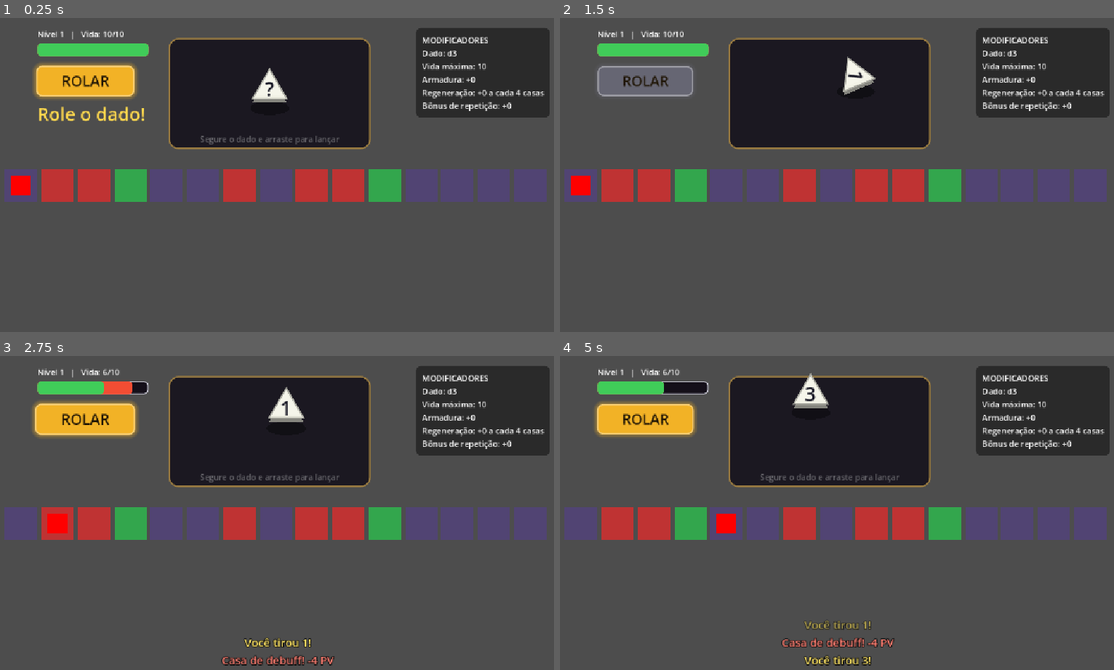
Above: before the commit, frames 1-4 (two rows, left to right).
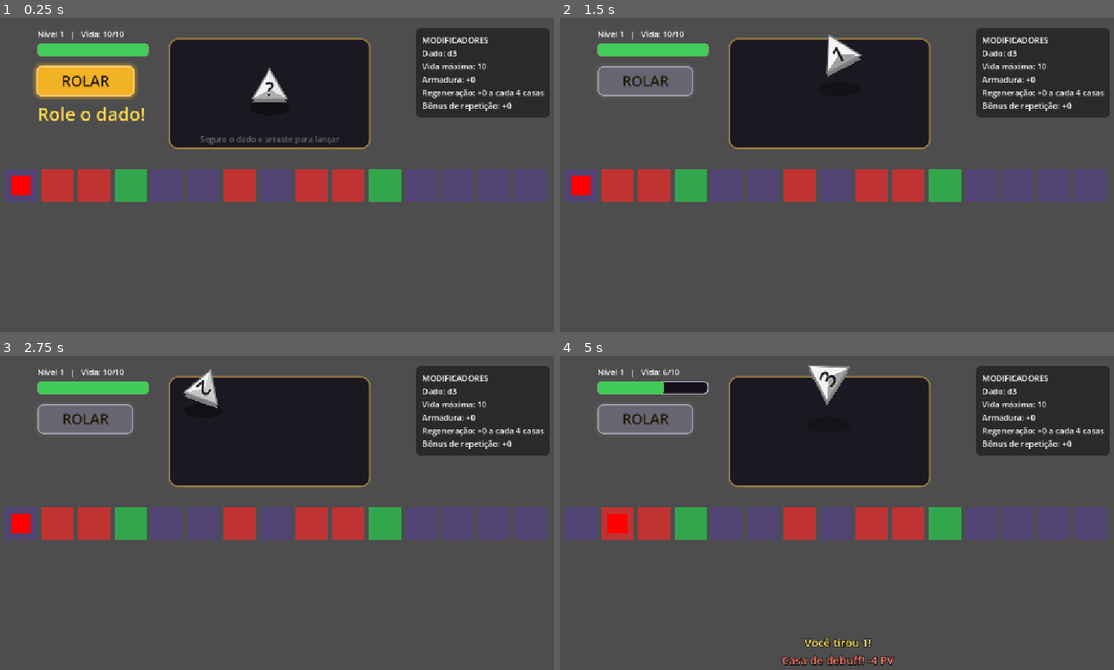
Above: after the commit, the same moments.

Repository: icamarassa/Dice-Run
Game: Godot game, scene res://scenes/main.tscn
Same seed, same stepped clock (60 frames per second), same inputs: the game is played once before the commit and once after it.
Inputs (mouse positions are in pixels of both pictures, inside the frame that each line leads up to):
- Up to frame 1 (0.25 s): no input
- Up to frame 2 (1.5 s): click "ROLAR" at 0.5 s; move the mouse to (964, 165) at 1.27 s; click (964, 165) at 1.42 s
- Up to frame 3 (2.75 s): move the mouse to (160, 534) at 2.02 s; click (160, 534) at 2.17 s
- Up to frame 4 (5 s): click (643, 418) at 2.75 s, where only the run before the commit has a clickable "ROLAR"; click (643, 418) at 3.5 s, where only the run after the commit has a clickable "ROLAR"; move the mouse to (897, 447) at 4.27 s; click (897, 447) at 4.42 s

The runs differ from the first frame. In frame 1, 0.2% of the frame differs, in the area x 45-52%, y 15-26%; in frame 2, 0.8%; in frame 3, 4.6%, in the area x 1-62%, y 3-99%; in frame 4, 4.6%.

Commit message:
Dado com cores fixas e facetas, som de quique

Diff:
--- a/scripts/dado_fisico.gd
+++ b/scripts/dado_fisico.gd
@@ -10,12 +10,12 @@
 
 const AREA := Rect2(0, 0, 400, 220)      # tamanho da mesa
 const RAIO := 38.0
-const GRAVIDADE := 1600.0
-const ELASTICIDADE := 0.5
+const GRAVIDADE := 900.0
+const ELASTICIDADE := 0.7
 const VEL_MAX := 1000.0
 const ALTURA_SEGURANDO := 46.0
-const COR_DADO := Color(0.95, 0.95, 0.9)
 const COR_BONUS := Color(1.0, 0.85, 0.35)
+const LUZ := Vector2(-0.6, -0.8)         # de onde vem a luz (cima e esquerda)
 
 # lados do dado -> [lados do desenho, rotação inicial]
 # Assim o formato muda quando o dado evolui.
@@ -29,6 +29,17 @@
 	20: [10, -PI / 2.0],
 }
 
+# Cada dado tem sua cor fixa
+const COR_POR_LADOS := {
+	3: Color(0.95, 0.95, 0.95),   # branco
+	4: Color(0.25, 0.75, 0.35),   # verde
+	6: Color(0.25, 0.5, 0.95),    # azul
+	8: Color(0.9, 0.25, 0.25),    # vermelho
+	10: Color(0.65, 0.35, 0.9),   # roxo
+	12: Color(1.0, 0.6, 0.15),    # laranja
+	20: Color(1.0, 0.88, 0.2),    # amarelo
+}
+
 var lados := 3:
 	set(valor):
 		if valor == lados:
@@ -55,16 +66,20 @@
 var texto := "?"
 var face_final := 1
 var bonus := false
-var cor_dado := COR_DADO
 
 var vel_mouse := Vector2.ZERO
 var tempo_troca := 0.0
 var quicadas := 0
 var tempo := 0.0
 var estilo_mesa: StyleBoxFlat
+var som_toc: AudioStreamPlayer
 
 
 func _ready() -> void:
+	som_toc = AudioStreamPlayer.new()
+	som_toc.stream = preload("res://sons/dado.wav")
+	add_child(som_toc)
+
 	estilo_mesa = StyleBoxFlat.new()
 	estilo_mesa.bg_color = Color(0.07, 0.06, 0.1, 0.85)
 	estilo_mesa.border_color = Color(0.6, 0.48, 0.25)
@@ -105,7 +120,7 @@
 		if habilitado and estado == Estado.REPOUSO and _mouse_sobre_dado():
 			estado = Estado.SEGURANDO
 			vel_mouse = Vector2.ZERO
-			cor_dado = COR_DADO
+			bonus = false
 	elif estado == Estado.SEGURANDO:
 		_soltar()
 
@@ -124,7 +139,7 @@
 
 
 func _lancar(velocidade: Vector2) -> void:
-	cor_dado = COR_DADO
+	bonus = false
 	vel = velocidade
 	vz = randf_range(380.0, 520.0)
 	vang = randf_range(10.0, 16.0) * (1.0 if randf() < 0.5 else -1.0)
@@ -201,6 +216,7 @@
 		if quicadas >= 3 or absf(vz) < 140.0:
 			_assentar()
 		else:
+			_tocar_som()
 			vz = -vz * ELASTICIDADE
 			vel *= 0.7
 			vang *= 0.6
@@ -211,6 +227,7 @@
 	estado = Estado.ASSENTANDO
 	vz = 0.0
 	texto = str(face_final)
+	_tocar_som()
 	_esmagar()
 
 
@@ -233,8 +250,6 @@
 	t.tween_property(self, "ang", alvo, 0.15)
 	await t.finished
 	ang = 0.0
-	if bonus:
-		cor_dado = COR_BONUS
 	estado = Estado.REPOUSO
 	pousou.emit()
 
@@ -268,9 +283,19 @@
 		.set_trans(Tween.TRANS_BACK).set_ease(Tween.EASE_OUT)
 
 
+# Toca o "toc" com o tom levemente diferente a cada vez (soa menos repetitivo)
+func _tocar_som() -> void:
+	som_toc.pitch_scale = randf_range(0.9, 1.15)
+	som_toc.play()
+
+
 # ======================================================
 #  DESENHO
 # ======================================================
+
+func _cor_do_dado() -> Color:
+	return COR_POR_LADOS.get(lados, Color.WHITE)
+
 
 func _contorno() -> PackedVector2Array:
 	var forma: Array = FORMAS.get(lados, [4, PI / 4.0])
@@ -284,6 +309,7 @@
 
 func _draw() -> void:
 	var fonte := ThemeDB.fallback_font
+	var cor := _cor_do_dado()
 
 	# Mesa
 	draw_style_box(estilo_mesa, AREA)
@@ -309,20 +335,39 @@
 	var lateral := PackedVector2Array()
 	for p in pontos:
 		lateral.append(p + Vector2(0, 8))
-	draw_colored_polygon(lateral, cor_dado.darkened(0.45))
-
-	# Face de cima, contorno e um brilho suave
-	draw_colored_polygon(pontos, cor_dado)
+	draw_colored_polygon(lateral, cor.darkened(0.5))
+
+	# Face de cima dividida em FACETAS (triângulos). Cada uma recebe mais ou menos
+	# brilho conforme o lado para onde aponta em relação à luz: isso cria volume.
+	var n := pontos.size()
+	for i in n:
+		var a := pontos[i]
+		var b := pontos[(i + 1) % n]
+		var direcao := ((a + b) / 2.0 - centro).normalized()
+		var luz := direcao.dot(LUZ)
+		var cor_faceta := cor
+		if luz > 0.0:
+			cor_faceta = cor.lightened(0.3 * luz)
+		else:
+			cor_faceta = cor.darkened(0.35 * -luz)
+		draw_colored_polygon(PackedVector2Array([centro, a, b]), cor_faceta)
+
+	# Contorno
 	var fechado := pontos.duplicate()
 	fechado.append(pontos[0])
-	draw_polyline(fechado, cor_dado.darkened(0.3), 3.0, true)
-
-	var brilho := PackedVector2Array()
-	for p in pontos:
-		brilho.append(centro.lerp(p, 0.8) + Vector2(-2, -3))
-	draw_colored_polygon(brilho, Color(1, 1, 1, 0.18))
-
-	# Número (gira junto com o dado)
+	draw_polyline(fechado, cor.darkened(0.45), 3.0, true)
+
+	# Número (gira junto com o dado), com contorno para ler em qualquer cor
+	var cor_texto := Color(0.08, 0.08, 0.12)
+	var cor_borda := Color(1, 1, 1, 0.55)
+	if cor.get_luminance() < 0.45:
+		cor_texto = Color.WHITE
+		cor_borda = Color(0, 0, 0, 0.6)
 	draw_set_transform(centro, ang, escala)
-	draw_string(fonte, Vector2(-40, 14), texto, HORIZONTAL_ALIGNMENT_CENTER, 80.0, 40, Color(0.1, 0.1, 0.15))
+	draw_string_outline(fonte, Vector2(-40, 14), texto, HORIZONTAL_ALIGNMENT_CENTER, 80.0, 40, 5, cor_borda)
+	draw_string(fonte, Vector2(-40, 14), texto, HORIZONTAL_ALIGNMENT_CENTER, 80.0, 40, cor_texto)
 	draw_set_transform(Vector2.ZERO, 0.0, Vector2.ONE)
+
+	# Bônus de repetição: um anel dourado em volta do dado quando ele para
+	if bonus and estado == Estado.REPOUSO:
+		draw_arc(centro, RAIO * 1.3, 0.0, TAU, 48, COR_BONUS, 4.0, true)
Not shown, added: sons/dado.wav.import
Not shown, added: sons/dado.wav
